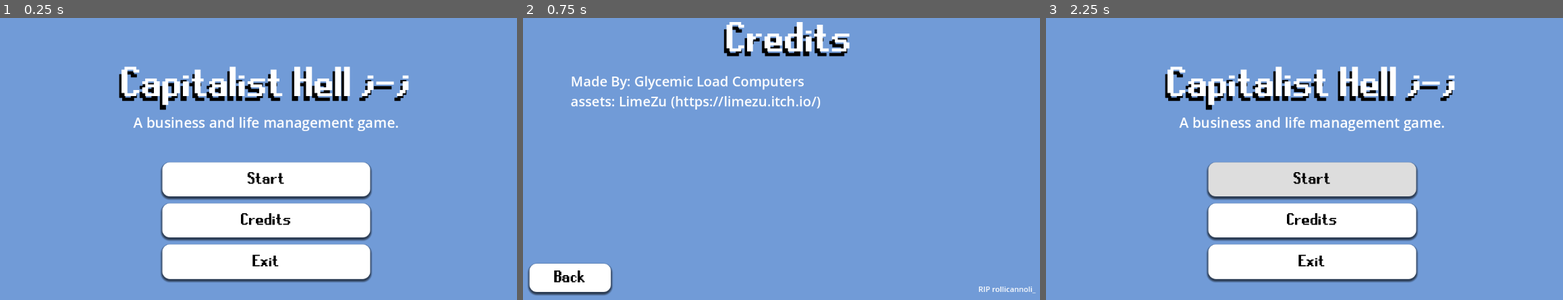
Above: before the commit, frames 1-3 (left to right).
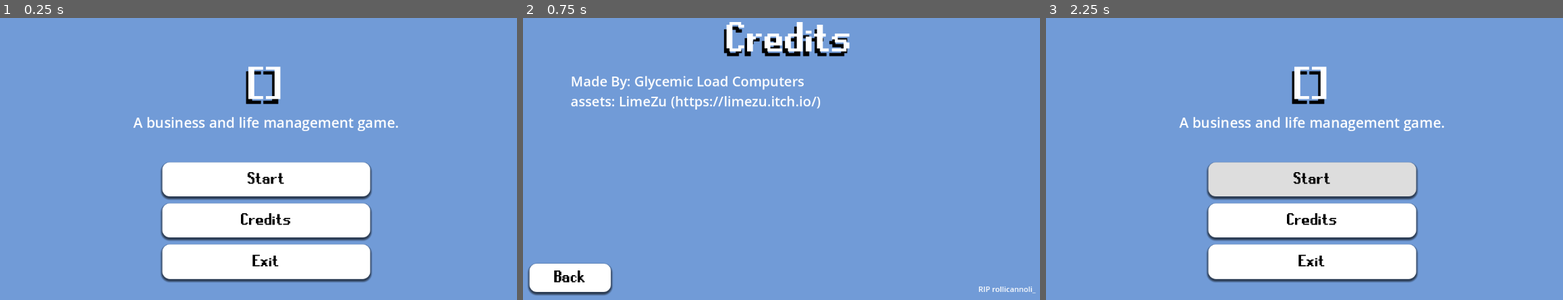
Above: after the commit, the same moments.

Repository: aehcipher/BroncoHack2025-GlycemicLoadComputers
Game: Godot game, scene res://main_menu.tscn
The game is run twice, just before and just after one commit, with the same random seed, the same clock (stepped at 60 frames per second) and the same inputs.
Inputs:
- Up to frame 1 (0.25 s): no input
- Up to frame 2 (0.75 s): click "Credits" at 0.5 s
- Up to frame 3 (2.25 s): click "Back" at 1.25 s; click "Start" at 2 s

The runs differ from the first frame. In frame 1, 3.9% of the frame differs, in the area x 22-80%, y 17-33%; in frame 2, nothing differs; in frame 3, 3.9%.

Commit message:
Made Night Scene
Finished most of the night scene, just need to do a bit more stuff.

Diff:
--- a/main_menu.tscn
+++ b/main_menu.tscn
@@ -128,7 +128,7 @@
 theme_override_constants/shadow_offset_y = 10
 theme_override_fonts/font = ExtResource("1_06t4h")
 theme_override_font_sizes/font_size = 100
-text = "Capitalist Hell ;-;"
+text = "[]"
 horizontal_alignment = 1
 vertical_alignment = 1
 
--- /dev/null
+++ b/night_scene.gd
@@ -0,0 +1,17 @@
+extends Control
+
+
+func _on_PayMortgage_pressed() -> void:
+	pass # Replace with function body.
+
+
+func _on_payFood_pressed() -> void:
+	pass # Replace with function body.
+
+
+func _on_payOther_pressed() -> void:
+	pass # Replace with function body.
+
+
+func _on_SignOff_pressed() -> void:
+	pass # Replace with function body.
--- /dev/null
+++ b/night_scene.tscn
@@ -0,0 +1,260 @@
+[gd_scene load_steps=10 format=3 uid="uid://bg0p8ap084i5w"]
+
+[ext_resource type="Script" uid="uid://tw2xgmodve8q" path="res://night_scene.gd" id="1_enao0"]
+[ext_resource type="Texture2D" uid="uid://qamv6tmftu8k" path="res://table_pixelated.png" id="1_exke6"]
+
+[sub_resource type="StyleBoxTexture" id="StyleBoxTexture_enao0"]
+texture = ExtResource("1_exke6")
+
+[sub_resource type="StyleBoxFlat" id="StyleBoxFlat_exke6"]
+bg_color = Color(0.824546, 0.693264, 0.516061, 1)
+
+[sub_resource type="StyleBoxFlat" id="StyleBoxFlat_enao0"]
+bg_color = Color(0.735337, 0.601351, 0.416243, 1)
+
+[sub_resource type="StyleBoxEmpty" id="StyleBoxEmpty_exke6"]
+
+[sub_resource type="StyleBoxFlat" id="StyleBoxFlat_n7aiw"]
+bg_color = Color(0, 0.564706, 0.0823529, 1)
+corner_radius_top_left = 16
+corner_radius_top_right = 16
+corner_radius_bottom_right = 16
+corner_radius_bottom_left = 16
+
+[sub_resource type="StyleBoxFlat" id="StyleBoxFlat_14rf8"]
+bg_color = Color(2.57199e-07, 0.134735, 0.00314394, 1)
+corner_radius_top_left = 16
+corner_radius_top_right = 16
+corner_radius_bottom_right = 16
+corner_radius_bottom_left = 16
+
+[sub_resource type="StyleBoxFlat" id="StyleBoxFlat_a0i6q"]
+bg_color = Color(0, 0.729412, 0.0823529, 1)
+corner_radius_top_left = 16
+corner_radius_top_right = 16
+corner_radius_bottom_right = 16
+corner_radius_bottom_left = 16
+
+[node name="NightScene" type="Control"]
+layout_mode = 3
+anchors_preset = 15
+anchor_right = 1.0
+anchor_bottom = 1.0
+grow_horizontal = 2
+grow_vertical = 2
+script = ExtResource("1_enao0")
+
+[node name="Panel" type="Panel" parent="."]
+layout_mode = 1
+anchors_preset = 15
+anchor_right = 1.0
+anchor_bottom = 1.0
+grow_horizontal = 2
+grow_vertical = 2
+theme_override_styles/panel = SubResource("StyleBoxTexture_enao0")
+
+[node name="Panel2" type="Panel" parent="."]
+layout_mode = 0
+offset_left = 108.0
+offset_top = 115.0
+offset_right = 400.0
+offset_bottom = 512.0
+theme_override_styles/panel = SubResource("StyleBoxFlat_exke6")
+
+[node name="Panel3" type="Panel" parent="."]
+layout_mode = 0
+offset_left = 749.0
+offset_top = 115.0
+offset_right = 1073.0
+offset_bottom = 512.0
+theme_override_styles/panel = SubResource("StyleBoxFlat_enao0")
+
+[node name="Label" type="Label" parent="."]
+layout_mode = 0
+offset_left = 108.0
+offset_top = 129.0
+offset_right = 400.0
+offset_bottom = 180.0
+theme_override_colors/font_color = Color(0, 0, 0, 1)
+theme_override_font_sizes/font_size = 32
+text = "Today's Earnings"
+horizontal_alignment = 1
+
+[node name="Label2" type="Label" parent="."]
+layout_mode = 0
+offset_left = 749.0
+offset_top = 129.0
+offset_right = 1041.0
+offset_bottom = 180.0
+theme_override_colors/font_color = Color(0, 0, 0, 1)
+theme_override_font_sizes/font_size = 32
+text = "Debts"
+horizontal_alignment = 1
+
+[node name="Label3" type="Label" parent="."]
+layout_mode = 0
+offset_left = 118.0
+offset_top = 222.0
+offset_right = 341.0
+offset_bottom = 487.0
+theme_override_colors/font_color = Color(0, 0, 0, 1)
+theme_override_font_sizes/font_size = 25
+text = "Ice Cream Sold   $
+
+Mistakes Made  -$
+
+
+
+Total $"
+horizontal_alignment = 3
+
+[node name="Label7" type="Label" parent="."]
+layout_mode = 0
+offset_left = 760.0
+offset_top = 199.0
+offset_right = 1018.0
+offset_bottom = 331.0
+theme_override_colors/font_color = Color(0, 0, 0, 1)
+theme_override_font_sizes/font_size = 25
+text = "Pay Mortgage   -$ 30
+
+Food for Family  -$ 20"
+horizontal_alignment = 3
+
+[node name="Label4" type="Label" parent="."]
+layout_mode = 0
+offset_left = 340.0
+offset_top = 222.0
+offset_right = 397.0
+offset_bottom = 258.0
+theme_override_colors/font_color = Color(0.192364, 0.422228, 1, 1)
+theme_override_font_sizes/font_size = 25
+text = "T"
+horizontal_alignment = 1
+vertical_alignment = 1
+
+[node name="Label5" type="Label" parent="."]
+layout_mode = 0
+offset_left = 340.0
+offset_top = 300.0
+offset_right = 397.0
+offset_bottom = 336.0
+theme_override_colors/font_color = Color(0.823774, 0.240893, 0.276781, 1)
+theme_override_font_sizes/font_size = 25
+text = "T"
+horizontal_alignment = 1
+vertical_alignment = 1
+
+[node name="Label6" type="Label" parent="."]
+layout_mode = 0
+offset_left = 340.0
+offset_top = 451.0
+offset_right = 397.0
+offset_bottom = 487.0
+theme_override_colors/font_color = Color(0, 0, 0, 1)
+theme_override_font_sizes/font_size = 25
+text = "T"
+horizontal_alignment = 1
+vertical_alignment = 1
+
+[node name="Label9" type="Label" parent="."]
+layout_mode = 0
+offset_left = 975.0
+offset_top = 351.0
+offset_right = 1032.0
+offset_bottom = 387.0
+theme_override_colors/font_color = Color(0, 0, 0, 1)
+theme_override_font_sizes/font_size = 25
+text = "T"
+horizontal_alignment = 1
+vertical_alignment = 1
+
+[node name="Label8" type="Label" parent="."]
+layout_mode = 0
+offset_left = 760.0
+offset_top = 351.0
+offset_right = 983.0
+offset_bottom = 386.0
+theme_override_colors/font_color = Color(0, 0, 0, 1)
+theme_override_font_sizes/font_size = 25
+text = "Other Expense  -$"
+horizontal_alignment = 3
+
+[node name="Label10" type="Label" parent="."]
+layout_mode = 0
+offset_left = 760.0
+offset_top = 467.0
+offset_right = 974.0
+offset_bottom = 502.0
+theme_override_colors/font_color = Color(0, 0, 0, 1)
+theme_override_font_sizes/font_size = 25
+text = "Sign _______________"
+
+[node name="Button" type="Button" parent="."]
+layout_mode = 0
+offset_left = 1024.0
+offset_top = 200.0
+offset_right = 1067.0
+offset_bottom = 232.0
+theme_override_colors/font_hover_color = Color(0, 0, 0, 1)
+theme_override_colors/font_color = Color(0, 0, 0, 1)
+theme_override_colors/font_focus_color = Color(0, 0, 0, 1)
+theme_override_colors/font_pressed_color = Color(0, 0.921569, 0, 1)
+theme_override_styles/focus = SubResource("StyleBoxEmpty_exke6")
+theme_override_styles/hover = SubResource("StyleBoxFlat_n7aiw")
+theme_override_styles/pressed = SubResource("StyleBoxFlat_14rf8")
+theme_override_styles/normal = SubResource("StyleBoxFlat_a0i6q")
+text = "Pay"
+
+[node name="Button2" type="Button" parent="."]
+layout_mode = 0
+offset_left = 1024.0
+offset_top = 275.0
+offset_right = 1067.0
+offset_bottom = 307.0
+theme_override_colors/font_hover_color = Color(0, 0, 0, 1)
+theme_override_colors/font_color = Color(0, 0, 0, 1)
+theme_override_colors/font_focus_color = Color(0, 0, 0, 1)
+theme_override_colors/font_pressed_color = Color(0, 0.921569, 0, 1)
+theme_override_styles/focus = SubResource("StyleBoxEmpty_exke6")
+theme_override_styles/hover = SubResource("StyleBoxFlat_n7aiw")
+theme_override_styles/pressed = SubResource("StyleBoxFlat_14rf8")
+theme_override_styles/normal = SubResource("StyleBoxFlat_a0i6q")
+text = "Pay"
+
+[node name="Button3" type="Button" parent="."]
+layout_mode = 0
+offset_left = 1024.0
+offset_top = 350.0
+offset_right = 1067.0
+offset_bottom = 382.0
+theme_override_colors/font_hover_color = Color(0, 0, 0, 1)
+theme_override_colors/font_color = Color(0, 0, 0, 1)
+theme_override_colors/font_focus_color = Color(0, 0, 0, 1)
+theme_override_colors/font_pressed_color = Color(0, 0.921569, 0, 1)
+theme_override_styles/focus = SubResource("StyleBoxEmpty_exke6")
+theme_override_styles/hover = SubResource("StyleBoxFlat_n7aiw")
+theme_override_styles/pressed = SubResource("StyleBoxFlat_14rf8")
+theme_override_styles/normal = SubResource("StyleBoxFlat_a0i6q")
+text = "Pay"
+
+[node name="Button4" type="Button" parent="."]
+layout_mode = 0
+offset_left = 995.0
+offset_top = 464.0
+offset_right = 1067.0
+offset_bottom = 496.0
+theme_override_colors/font_hover_color = Color(0, 0, 0, 1)
+theme_override_colors/font_color = Color(0, 0, 0, 1)
+theme_override_colors/font_focus_color = Color(0, 0, 0, 1)
+theme_override_colors/font_pressed_color = Color(0, 0.921569, 0, 1)
+theme_override_styles/focus = SubResource("StyleBoxEmpty_exke6")
+theme_override_styles/hover = SubResource("StyleBoxFlat_n7aiw")
+theme_override_styles/pressed = SubResource("StyleBoxFlat_14rf8")
+theme_override_styles/normal = SubResource("StyleBoxFlat_a0i6q")
+text = "Sign Off"
+
+[connection signal="pressed" from="Button" to="." method="_on_PayMortgage_pressed"]
+[connection signal="pressed" from="Button2" to="." method="_on_payFood_pressed"]
+[connection signal="pressed" from="Button3" to="." method="_on_payOther_pressed"]
+[connection signal="pressed" from="Button4" to="." method="_on_SignOff_pressed"]
Not shown, added: night_scene.gd.uid
Binary file added: table_pixelated.png
Not shown, added: table_pixelated.png.import
